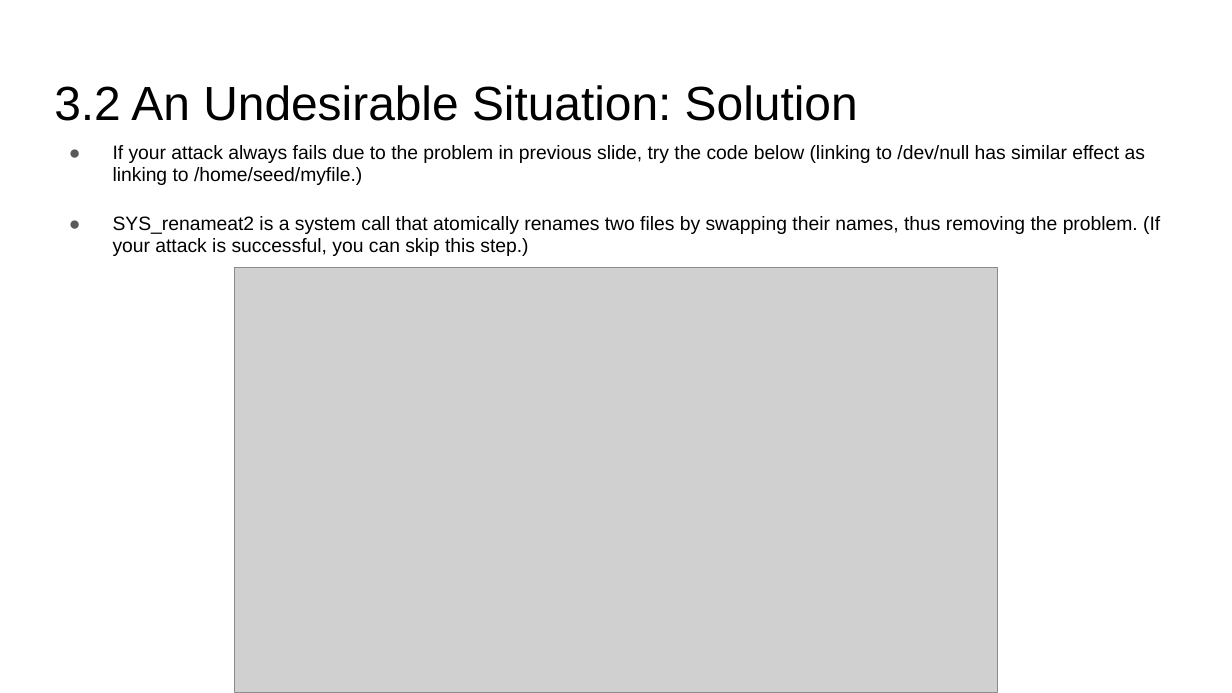
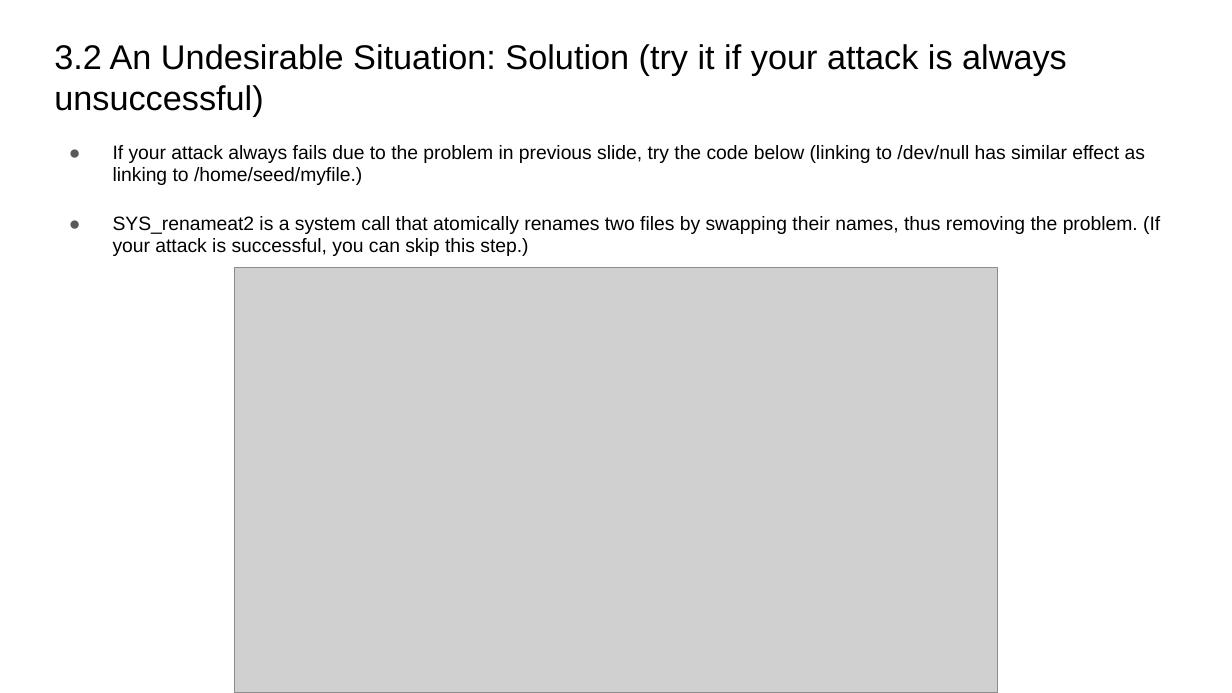
Before and after one commit to gulaoshi/gu.github.io, a slide deck: slide 20 of InfoSec/PPTs/Labs/Lab2-Race_Condition.pptx. Drawn at 1232x693 pixels with LibreOffice and Linux fonts; fonts in the diff are those of the drawing; grey boxes stand for pictures. Boxes give left, top, right and bottom in pixels: in the first picture for what was removed or moved away, otherwise in the second. Text is boxed around its words. In the diff, an @@ line names an element or a change of style, - is before the commit and + after.

```diff
--- a/InfoSec/PPTs/Labs/Lab2-Race_Condition.pptx
+++ b/InfoSec/PPTs/Labs/Lab2-Race_Condition.pptx
@@ title at box(54, 44, 1067, 117): text changed; size 28 to 20 pt @@
-3.2 An Undesirable Situation: Solution
+3.2 An Undesirable Situation: Solution (try it if your attack is always unsuccessful)
```
Also in this commit, not shown: 4 other slides changed, 1 other file.
